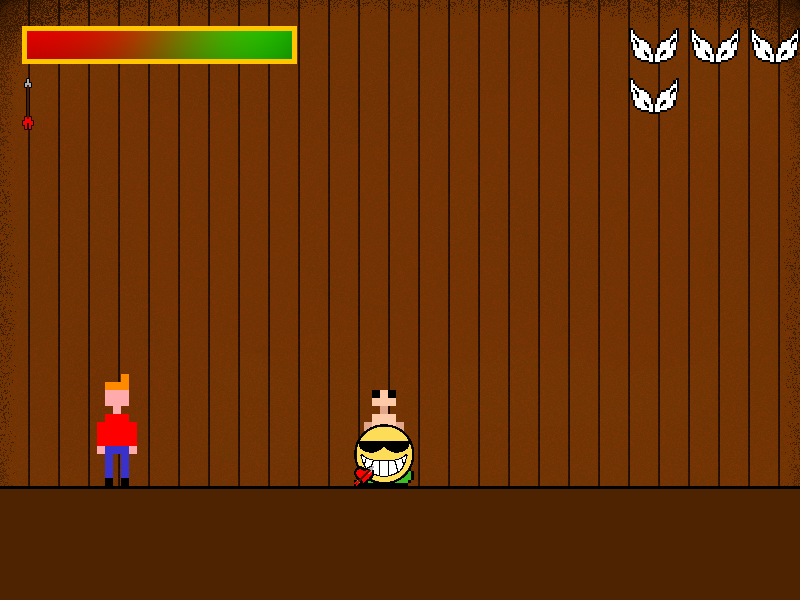
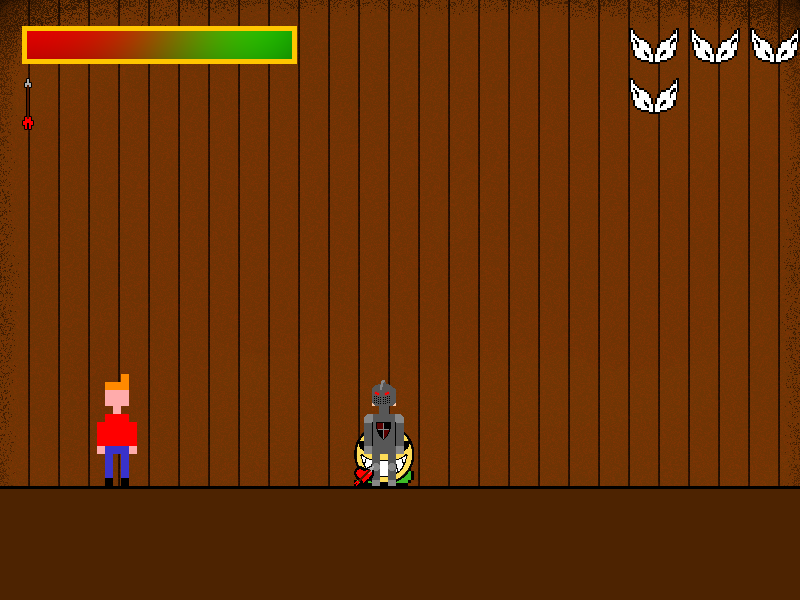
Layered file, before and after one edit (800×600). Changes by layer:
added layer "Слой 8" in group "Enemy" over [364, 380, 404, 486]
